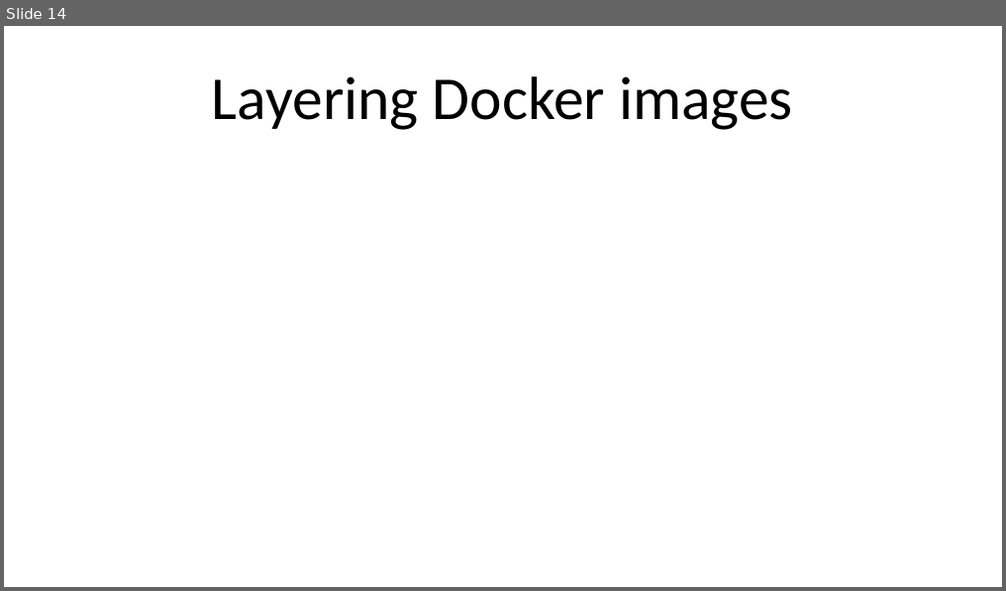
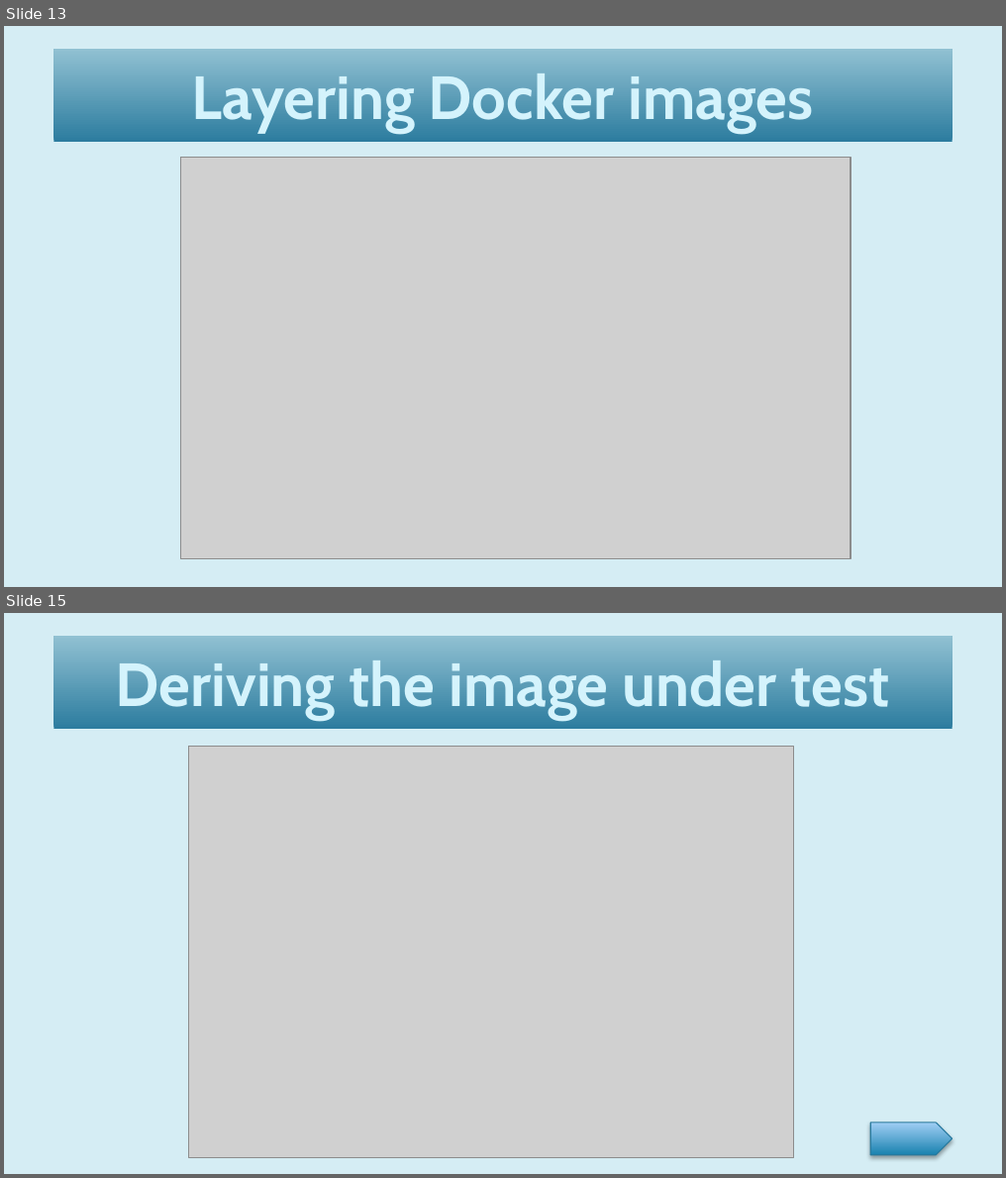
Before and after one commit to woq-blended/woq.github.io, a slide deck: media/IntegrationTesting.pptx. Shown one above the other, each under a label of ours: slide 14 before the commit, slides 13 and 15 after it; the slides between them are not shown. The pictures are 1006x591 and 1006x1178 pixels, drawn with LibreOffice and Linux fonts; fonts in the diff are those of the drawing; grey boxes stand for pictures. Boxes give left, top, right and bottom in pixels: in the first picture for what was removed or moved away, otherwise in the second. Text is boxed around its words. In the diff, an @@ line names an element or a change of style, - is before the commit and + after.

Commit message:
Working on Integration test presentation.

```diff
--- a/media/IntegrationTesting.pptx
+++ b/media/IntegrationTesting.pptx
@@ slide 15 added at [4, 613, 1002, 1174], background #D5EDF4 @@
@@ title added at [54, 636, 952, 730], fill gradient #2C7C9F to #91C1D2, 44 pt, text #D5F4FD, bold @@
+Deriving the image under test
@@ picture added at [188, 746, 793, 1157] @@
@@ right arrow added at [870, 1123, 952, 1156], fill gradient #1B83B0 to #A0CFF4, outline #287A9E 0.75 pt @@
@@ what was slide 14 is now slide 13 @@
@@ slide 13 changed as well @@
@@ background #FFFFFF to #D5EDF4 @@
@@ title "Layering Docker images": place and size @@
-title "Layering Docker images" at [212, 76, 793, 130]
+title "Layering Docker images" at [54, 49, 952, 143]
@@ title "Layering Docker images" at [54, 49, 952, 143]: font Calibri to Cabin, text colour #000000 to #D5F4FD, letter outline none to #002144 1 pt, bold on; fill none to gradient #2C7C9F to #91C1D2 @@
@@ picture added at [181, 158, 851, 559] @@
```
Also in this commit, not shown: 24 other slides changed, 4 other slides added, 3 slides removed, 3 other files.
